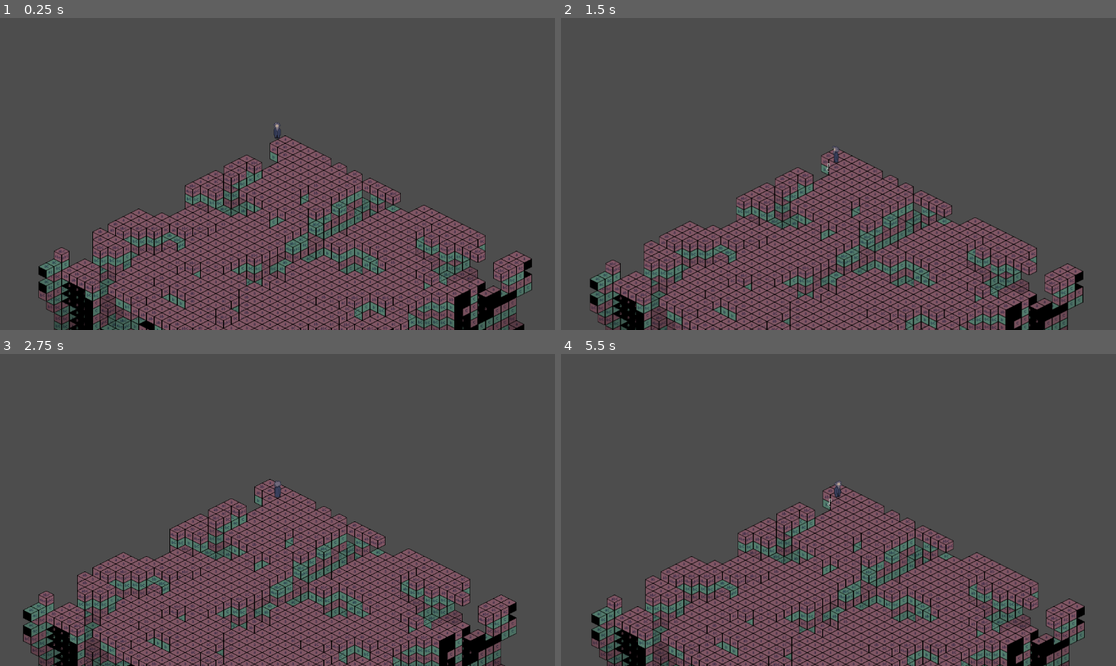
Above: before the commit, frames 1-4 (two rows, left to right).
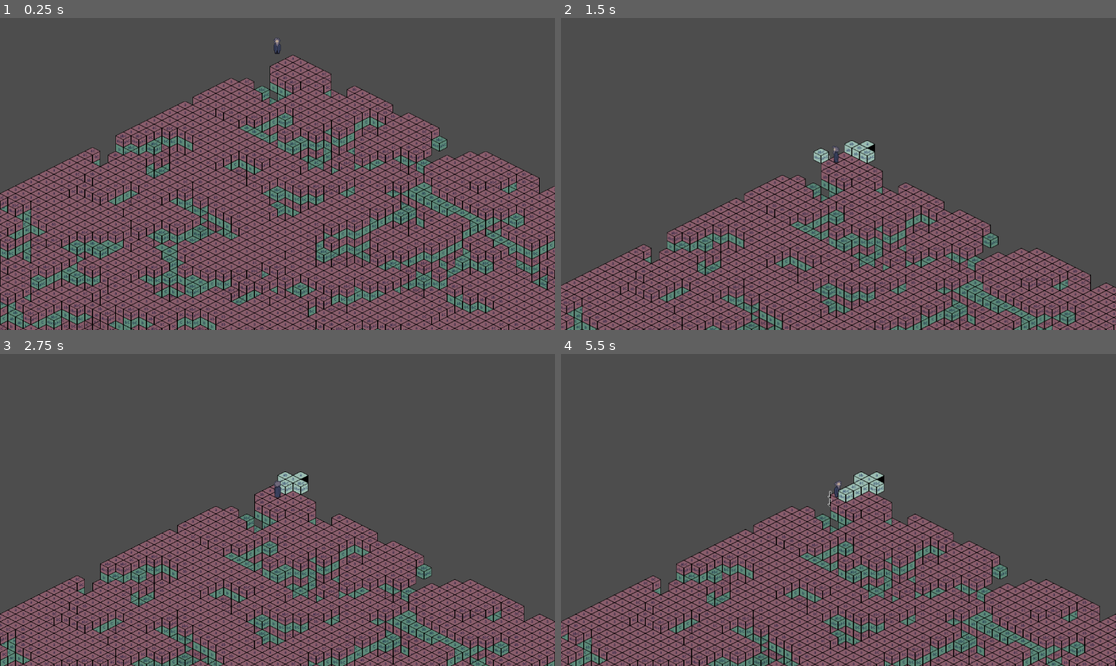
Above: after the commit, the same moments.

Repository: explosivose/isodig
Game: Godot game, scene res://src/scenes/node_2d.tscn
The game is run twice, just before and just after one commit, with the same random seed, the same clock (stepped at 60 frames per second) and the same inputs.
Inputs (mouse positions are in pixels of both pictures, inside the frame that each line leads up to):
- Up to frame 1 (0.25 s): no input
- Up to frame 2 (1.5 s): move the mouse to (960, 158) at 0.52 s; press the mouse at (960, 158) at 0.53 s; hold Right (ui_right) 0.53-1.28 s; right-click (960, 158) at 0.8 s; move the mouse to (727, 189) at 1.27 s; release the mouse at (727, 189) at 1.28 s; hold Down (ui_down) from 1.28 s (still down); right-click (727, 189) at 1.35 s
- Up to frame 3 (2.75 s): click (166, 525) at 1.55 s; move the mouse to (333, 441) at 2.02 s; release Down (ui_down) at 2.03 s; hold Right (ui_right) from 2.03 s (still down); hold Q (climb) from 2.03 s (still down); right-click (333, 441) at 2.3 s
- Up to frame 4 (5.5 s): move the mouse to (810, 572) at 2.77 s; release Right (ui_right) at 2.78 s; release Q (climb) at 2.78 s; hold Up (ui_up) 2.78-3.53 s; tap Mouse wheel up (zoom_in) at 2.85 s; click (810, 572) at 3.05 s; move the mouse to (1005, 556) at 3.52 s; hold Mouse wheel down (zoom_out) 3.53-4.28 s; hold Left (ui_left) 3.53-5.03 s; right-click (1005, 556) at 3.8 s; move the mouse to (672, 463) at 4.27 s; click (672, 463) at 4.35 s; tap Enter at 5 s; move the mouse to (866, 510) at 5.02 s; hold Down (ui_down) from 5.03 s (still down); hold Right mouse button (fill, bound only after the commit) from 5.03 s (still down)

The runs differ from the first frame. In frame 1, 45% of the frame differs, in the area x 0-100%, y 6-100%; in frame 2, 18%; in frame 3, 18%; in frame 4, 19%.

Commit message:
feat: add basic digging

Diff:
--- a/project.godot
+++ b/project.godot
@@ -69,6 +69,16 @@
 "events": [Object(InputEventKey,"resource_local_to_scene":false,"resource_name":"","device":0,"window_id":0,"alt_presse …(189 unchanged characters)…
 ]
 }
+dig={
+"deadzone": 0.2,
+"events": [Object(InputEventMouseButton,"resource_local_to_scene":false,"resource_name":"","device":-1,"window_id":0,"alt_pressed":false,"shift_pressed":false,"ctrl_pressed":false,"meta_pressed":false,"button_mask":0,"position":Vector2(0, 0),"global_position":Vector2(0, 0),"factor":1.0,"button_index":1,"canceled":false,"pressed":false,"double_click":false,"script":null)
+]
+}
+fill={
+"deadzone": 0.2,
+"events": [Object(InputEventMouseButton,"resource_local_to_scene":false,"resource_name":"","device":-1,"window_id":0,"alt_pressed":false,"shift_pressed":false,"ctrl_pressed":false,"meta_pressed":false,"button_mask":0,"position":Vector2(0, 0),"global_position":Vector2(0, 0),"factor":1.0,"button_index":2,"canceled":false,"pressed":false,"double_click":false,"script":null)
+]
+}
 
 [rendering]
 
--- a/src/scripts/player.gd
+++ b/src/scripts/player.gd
@@ -1,4 +1,3 @@
-
 class_name Player extends Node2D
 
 const PLAYER_SCENE = preload("res://src/scenes/player.tscn")
@@ -12,8 +11,11 @@
 signal try_climb(player: Player, position: Vector3i)
 signal try_descend(player: Player, position: Vector3i)
 signal has_moved(player: Player, position: Vector3i)
+signal try_dig(player: Player, position: Vector3i)
+signal try_fill(player: Player, position: Vector3i)
 
 var world_position: Vector3i
+var _look_direction: Vector3i = Vector3i.ZERO
 @onready var sprite: AnimatedSprite2D = $AnimatedSprite2D
 var current_animation_prefix = "idle"
 
@@ -31,25 +33,33 @@
     angle += 360
 
   # Map angle to 8 directions aligned with isometric grid
-  var direction = ""
+  var anim_direction = ""
   if angle >= -22.5 and angle < 22.5:
-    direction = "ne"
+    _look_direction = Vector3i(0, -1, 0)
+    anim_direction = "ne"
   elif angle >= 22.5 and angle < 67.5:
-    direction = "e"
+    _look_direction = Vector3i(1, -1, 0)
+    anim_direction = "e"
   elif angle >= 67.5 and angle < 112.5:
-    direction = "se"
+    _look_direction = Vector3i(1, 0, 0)
+    anim_direction = "se"
   elif angle >= 112.5 and angle < 157.5:
-    direction = "s"
+    _look_direction = Vector3i(1, 1, 0)
+    anim_direction = "s"
   elif angle >= 157.5 or angle < -157.5:
-    direction = "sw"
+    _look_direction = Vector3i(0, 1, 0)
+    anim_direction = "sw"
   elif angle >= -157.5 and angle < -112.5:
-    direction = "w"
+    _look_direction = Vector3i(-1, 1, 0)
+    anim_direction = "w"
   elif angle >= -112.5 and angle < -67.5:
-    direction = "nw"
-  else:  # angle >= -67.5 and angle < -22.5
-    direction = "n"
+    _look_direction = Vector3i(-1, 0, 0)
+    anim_direction = "nw"
+  else: # angle >= -67.5 and angle < -22.5
+    _look_direction = Vector3i(-1, -1, 0)
+    anim_direction = "n"
 
-  sprite.play(current_animation_prefix + "_" + direction)
+  sprite.play(current_animation_prefix + "_" + anim_direction)
 
 func _input(event: InputEvent) -> void:
   var move_intent = Vector2i.ZERO;
@@ -65,6 +75,10 @@
     try_descend.emit(self)
   elif event.is_action_pressed("climb"):
     try_climb.emit(self)
+  elif event.is_action_pressed("dig"):
+    try_dig.emit(world_position + _look_direction)
+  elif event.is_action_pressed("fill"):
+    try_fill.emit(world_position + _look_direction)
 
   if move_intent != Vector2i.ZERO:
     print('move_intent', move_intent)
--- a/src/scripts/world.gd
+++ b/src/scripts/world.gd
@@ -4,19 +4,21 @@
 
 class_name World extends Node2D
 
-const SIZE = 32
+const SIZE = 64
 var X = SIZE
 var Y = SIZE
-var Z = 16
+var Z = 64
 
 var world_data: PackedInt64Array
 var world_view: WorldView
 var nav: WorldNav
-
+var edit: WorldEdit
 
 func _ready():
   var player = Player.create_player(Vector3i(0, 0, Z - 1))
+  player.add_to_group("player")
   nav = WorldNav.new(self, player)
+  edit = WorldEdit.new(self, player)
 
 
   world_data = PackedInt64Array()
@@ -51,6 +53,7 @@
   world_view.get_layer(Z - 1).add_child(player)
   var camera = CameraControl.create_camera(player)
   get_tree().root.add_child.call_deferred(camera)
+  add_child(edit)
 
 func _get_index(x: int, y: int, z: int) -> int:
   var index = x + y * X + z * X * Y
--- /dev/null
+++ b/src/scripts/world_edit.gd
@@ -0,0 +1,29 @@
+class_name WorldEdit extends Node
+
+var _world: World
+
+func _init(world_node: World, player: Player):
+	_world = world_node
+	player.try_dig.connect(_on_player_try_dig)
+	player.try_fill.connect(_on_player_try_fill)
+
+
+func _on_player_try_dig(position: Vector3i) -> void:
+	_world.set_block(position, 0)
+	# Update the _world view for the modified block and its neighbors
+	_world.world_view.autopaint_cell(position, 0, _world.get_neighbor_values(position))
+	# Update neighboring blocks' appearance since they might need to show new faces
+	for neighbor_pos in _world.get_neighbors_on_layer(position):
+		if neighbor_pos.z >= 0 and neighbor_pos.z < _world.Z:
+			var value = _world.world_data[_world._get_index_for_vector(neighbor_pos)]
+			_world.world_view.autopaint_cell(neighbor_pos, value, _world.get_neighbor_values(neighbor_pos))
+
+func _on_player_try_fill(position: Vector3i) -> void:
+	_world.set_block(position, 1)
+	# Update the _world view for the modified block and its neighbors
+	_world.world_view.autopaint_cell(position, 1, _world.get_neighbor_values(position))
+	# Update neighboring blocks' appearance since they might need to show new faces
+	for neighbor_pos in _world.get_neighbors_on_layer(position):
+		if neighbor_pos.z >= 0 and neighbor_pos.z < _world.Z:
+			var value = _world.world_data[_world._get_index_for_vector(neighbor_pos)]
+			_world.world_view.autopaint_cell(neighbor_pos, value, _world.get_neighbor_values(neighbor_pos))
--- a/src/scripts/world_layer.gd
+++ b/src/scripts/world_layer.gd
@@ -58,7 +58,10 @@
 # expects values in this order: [+X,-X,+Y,-Y,+Z,-Z]
 # TODO test this, then write automated tests
 func autopaint_cell(coords: Vector2i, value: int, neighbor_values: Array[int]) -> void:
-  if value != 0:
+  if value == 0:
+    # Clear the cell when digging
+    erase_cell(coords)
+  else:
     match neighbor_values:
       [var x, _, var y, _, var z, _] when x != 0 and y != 0 and z == 0:
         paint_cell(coords, TILE_A)
Not shown, added: src/scripts/world_edit.gd.uid
